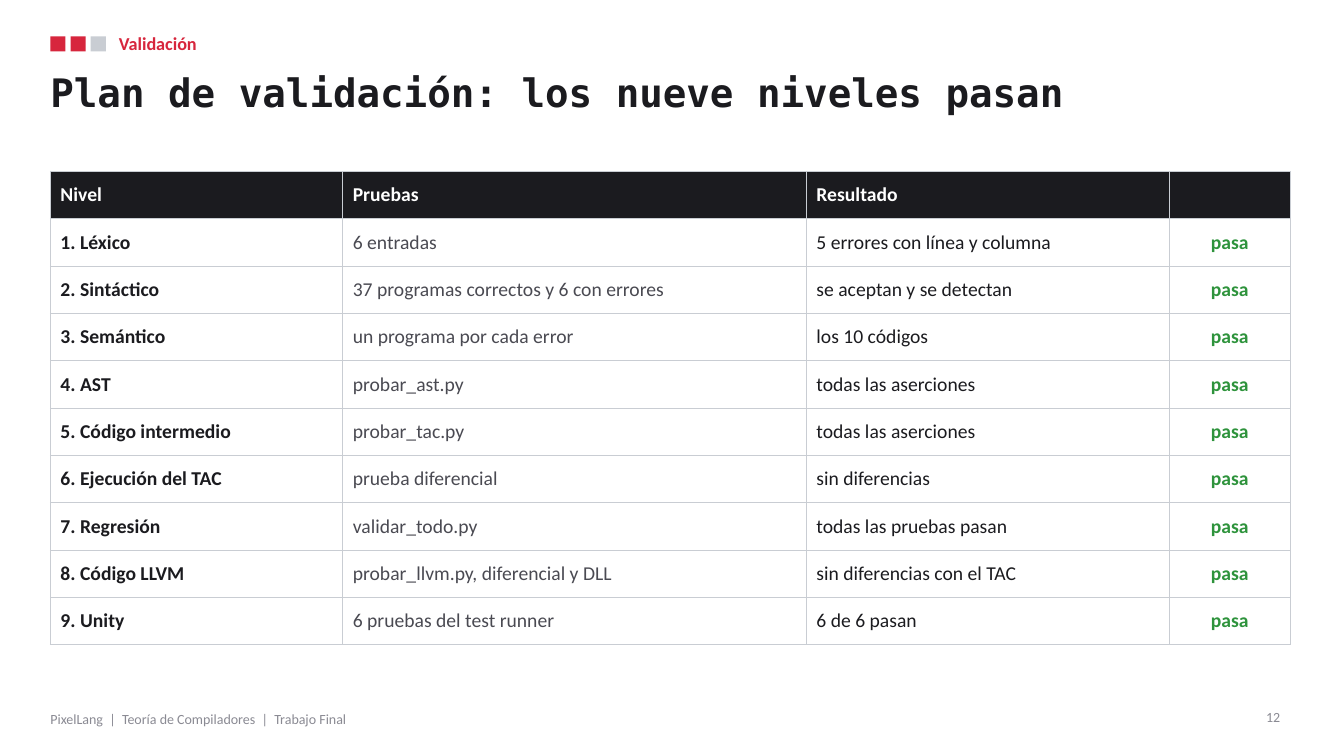
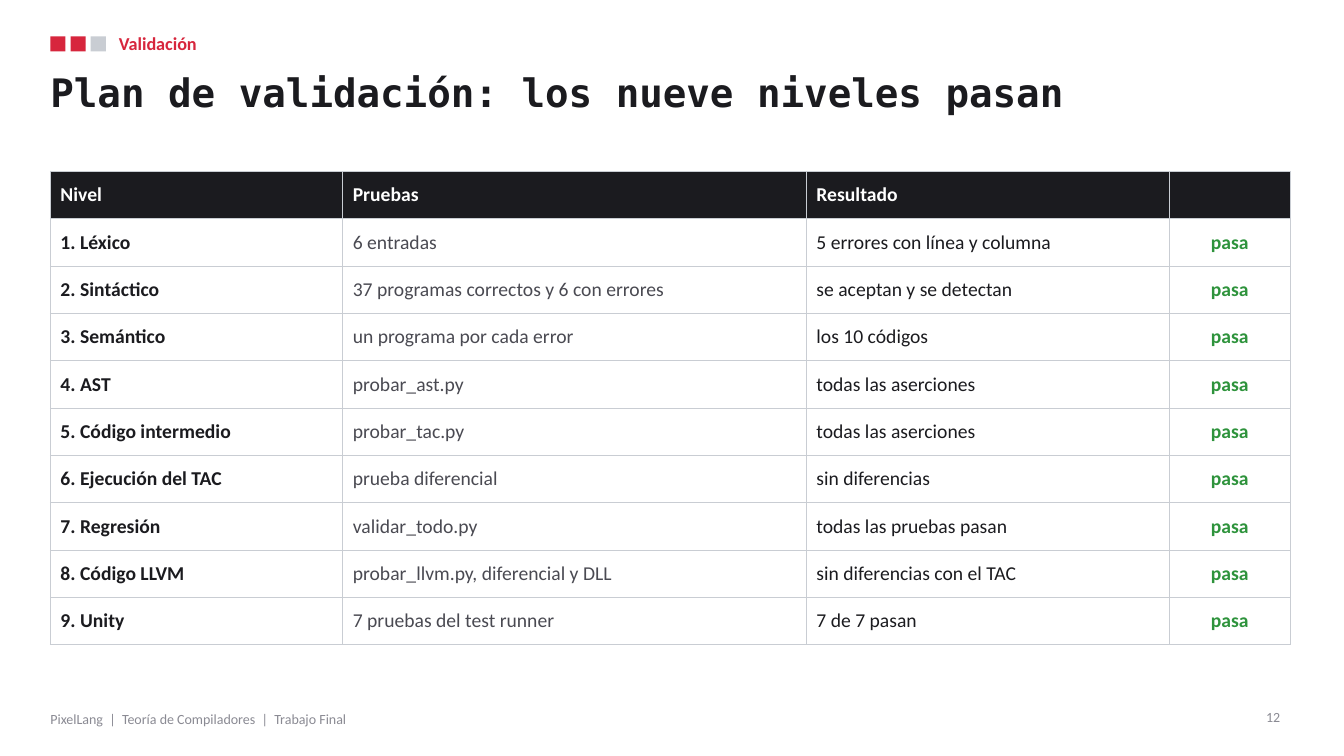
Before and after one commit to DavidRamPari/pixellang, a slide deck: slide 12 of docs/PixelLang_TrabajoFinal_Presentacion.pptx. Drawn at 1344x756 pixels with LibreOffice and Linux fonts; fonts in the diff are those of the drawing. Boxes give left, top, right and bottom in pixels: in the first picture for what was removed or moved away, otherwise in the second. Text is boxed around its words. In the diff, an @@ line names an element or a change of style, - is before the commit and + after.

```diff
--- a/docs/PixelLang_TrabajoFinal_Presentacion.pptx
+++ b/docs/PixelLang_TrabajoFinal_Presentacion.pptx
@@ table at <box>50,171,1291,634</box> @@
-row 10, column 2: 6 pruebas del test runner
+row 10, column 2: 7 pruebas del test runner
-row 10, column 3: 6 de 6 pasan
+row 10, column 3: 7 de 7 pasan
```
Also in this commit, not shown: 4 other slides changed, 4 other files.
